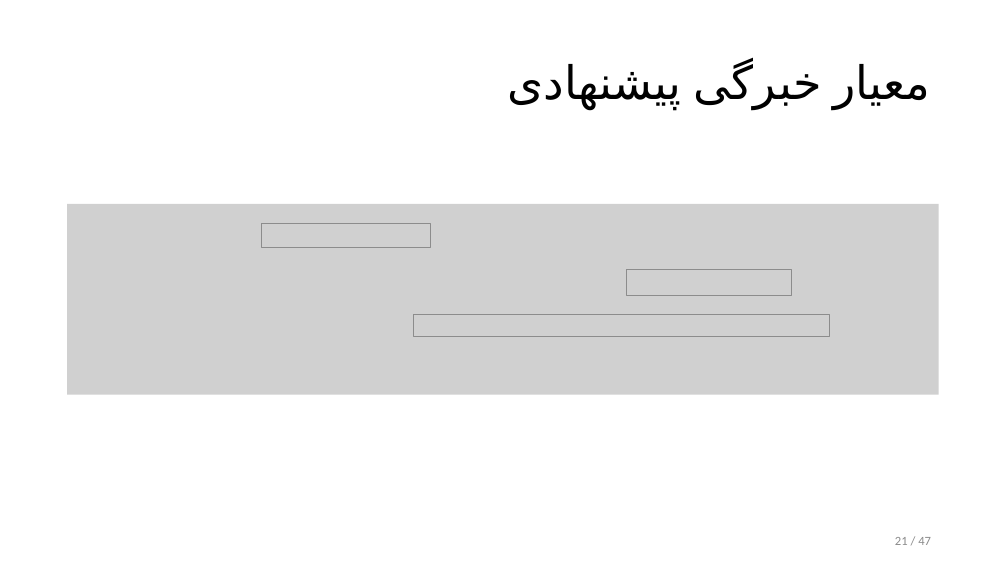
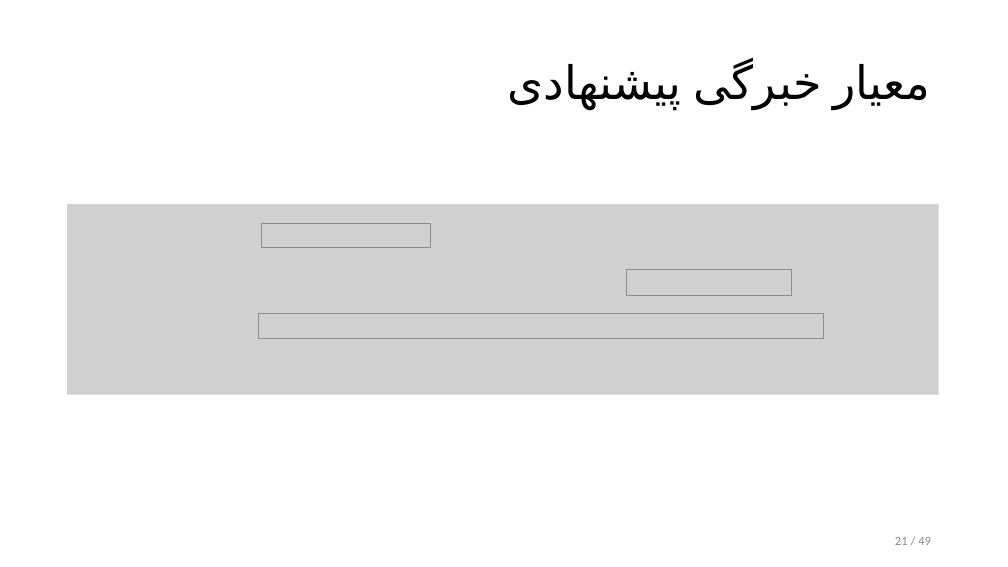
Before and after one commit to alphamarket/defence.pres, a slide deck: slide 21 of defence.pptx. Drawn at 1008x567 pixels with LibreOffice and Linux fonts; fonts in the diff are those of the drawing; grey boxes stand for pictures. Boxes give left, top, right and bottom in pixels: in the first picture for what was removed or moved away, otherwise in the second. Text is boxed around its words. In the diff, an @@ line names an element or a change of style, - is before the commit and + after.

```diff
--- a/defence.pptx
+++ b/defence.pptx
@@ picture resized from (x1=413, y1=315, x2=829, y2=337) to (x1=259, y1=313, x2=823, y2=339) @@
@@ page number at (x1=895, y1=537, x2=931, y2=545): text changed @@
-21 / 47
+21 / 49
```
Also in this commit, not shown: 12 other slides changed, 2 slides added, 1 slide removed, 2 other files.
